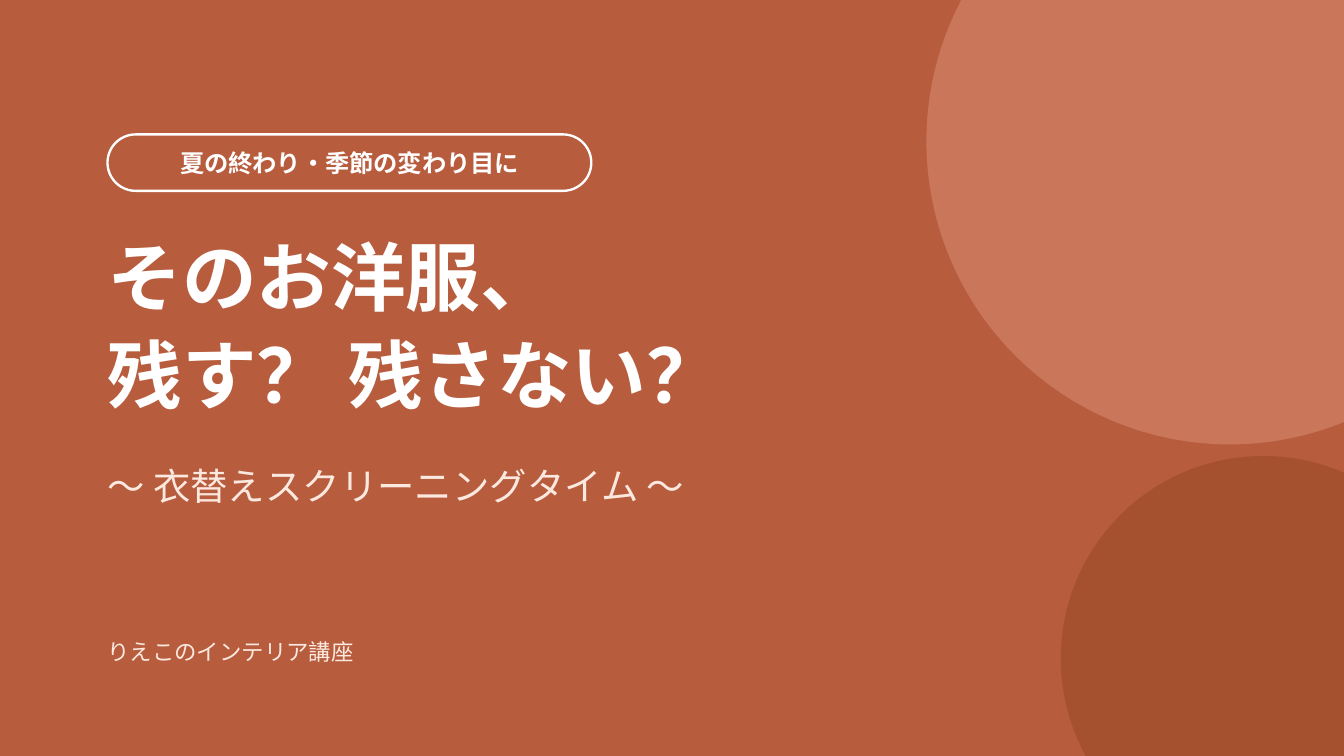
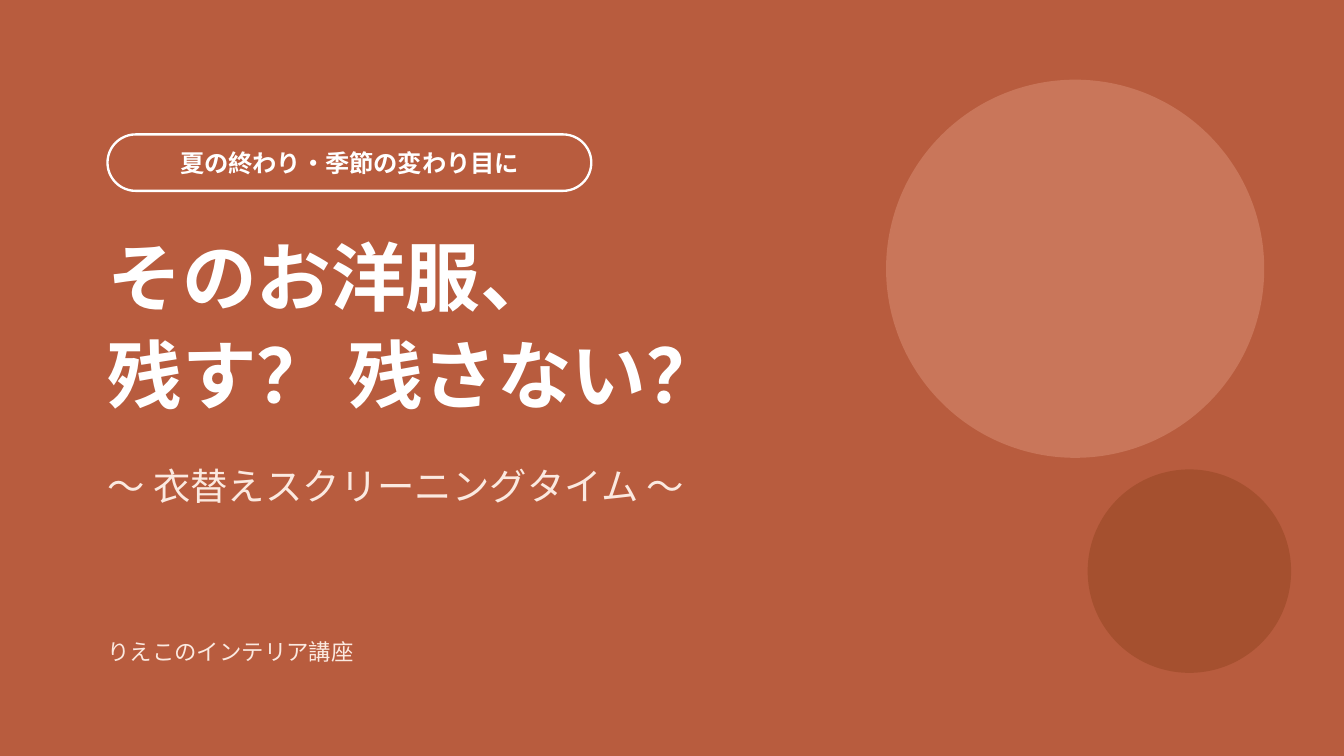
Before and after one commit to rietakenaho-creator/my-first-project_atinterior, a slide deck: slide 1 of line_delivery/screening_time_steps.pptx. Drawn at 1344x756 pixels with LibreOffice and Linux fonts; fonts in the diff are those of the drawing. Boxes give left, top, right and bottom in pixels: in the first picture for what was removed or moved away, otherwise in the second. Text is boxed around its words. In the diff, an @@ line names an element or a change of style, - is before the commit and + after.

```diff
--- a/line_delivery/screening_time_steps.pptx
+++ b/line_delivery/screening_time_steps.pptx
@@ ellipse: place and size @@
-ellipse at [927,0,1344,444]
+ellipse at [887,81,1263,457]
@@ ellipse: place and size @@
-ellipse at [1062,457,1344,756]
+ellipse at [1089,470,1290,672]
```
Also in this commit, not shown: 1 other slide changed, 2 other files.
